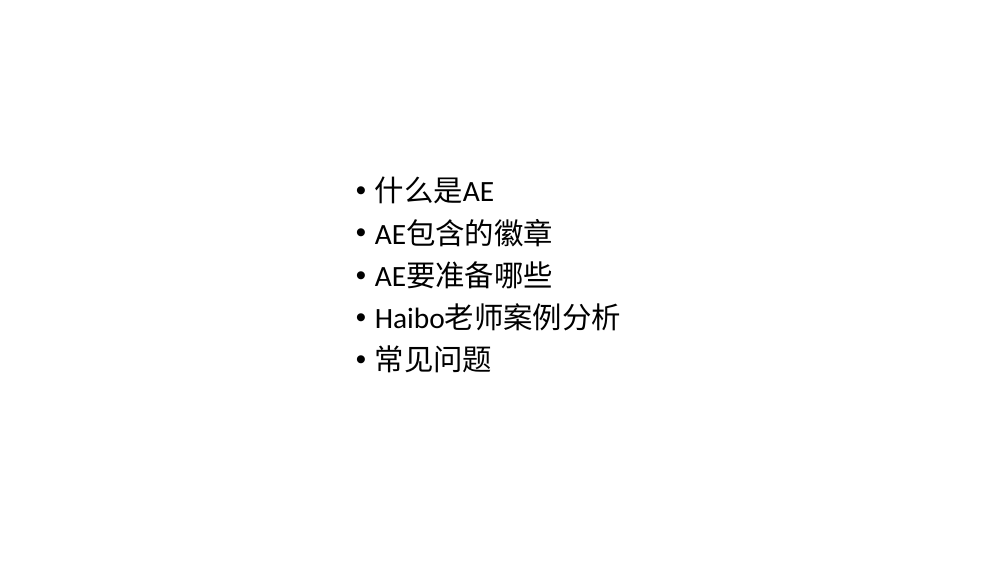
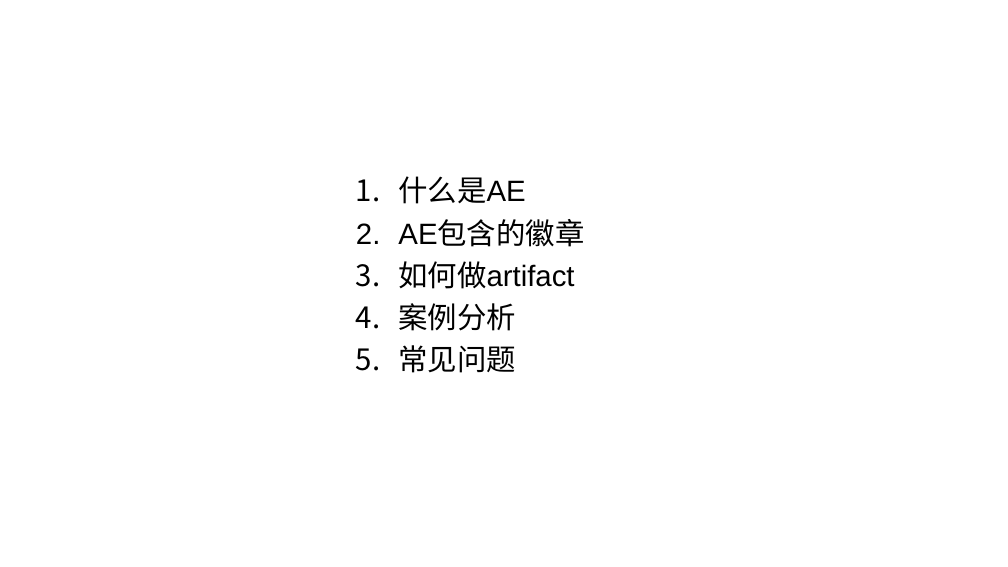
Before and after one commit to fmy-fly/Pre-ppt, a slide deck: slide 2 of AE介绍.pptx. Drawn at 1008x567 pixels with LibreOffice and Linux fonts; fonts in the diff are those of the drawing. Boxes give left, top, right and bottom in pixels: in the first picture for what was removed or moved away, otherwise in the second. Text is boxed around its words. In the diff, an @@ line names an element or a change of style, - is before the commit and + after.

```diff
--- a/AE介绍.pptx
+++ b/AE介绍.pptx
@@ text at <box>398,176,584,373</box>: font Calibri to Arial in "什么是AE", "AE包含的徽章", "常见问题"; bullet • to 1. @@
@@ text at <box>398,261,574,331</box>: text changed; font Calibri to Arial @@
-• AE要准备哪些
-• Haibo老师案例分析
+3. 如何做artifact
+4. 案例分析
```
Also in this commit, not shown: 18 other slides changed, 2 slides added, 1 slide removed.
